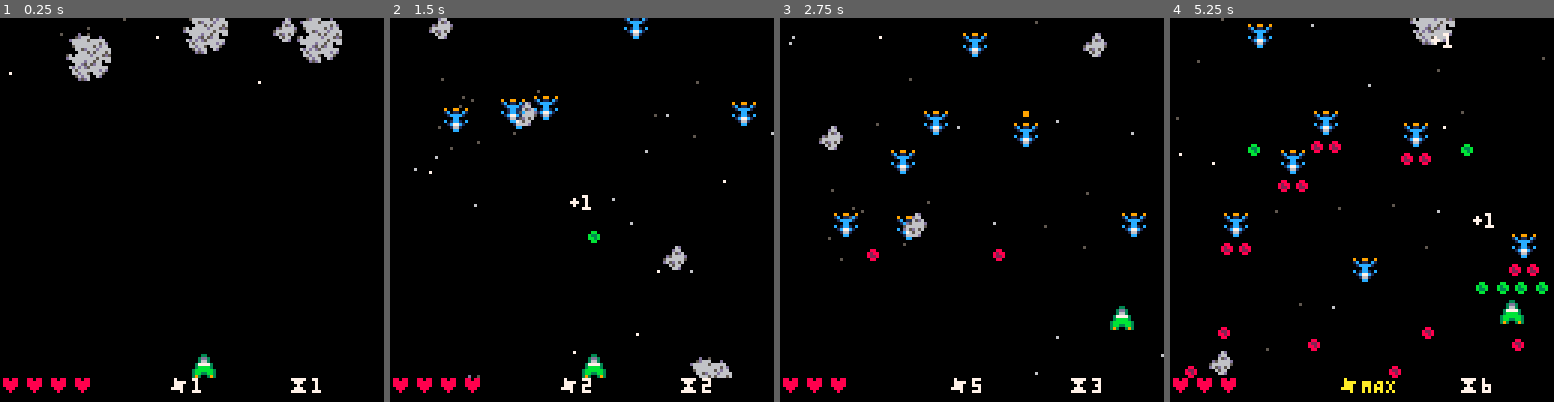
Above: before the commit, frames 1-4 (left to right).
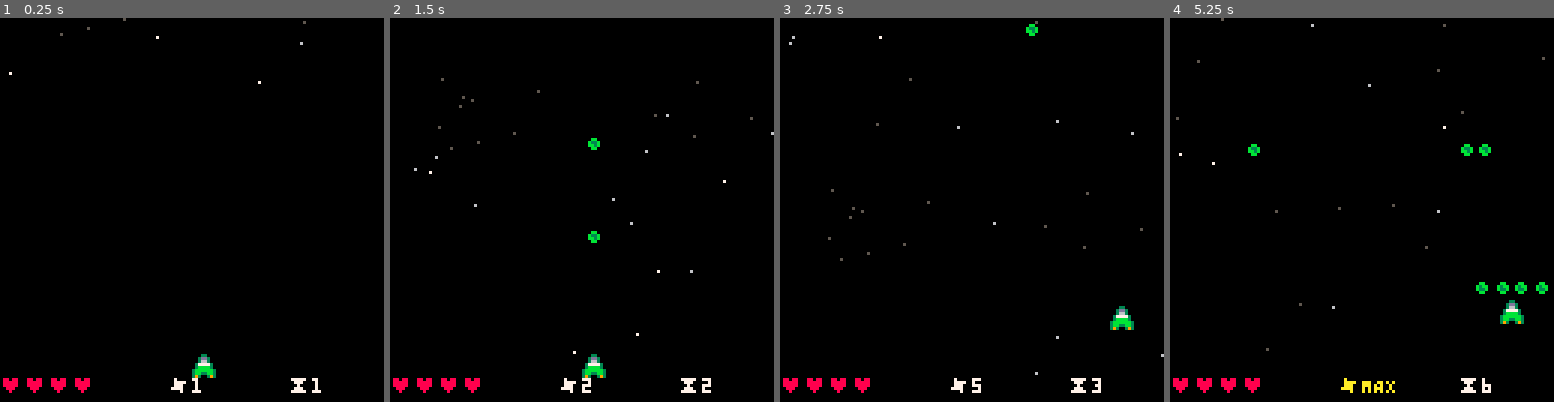
Above: after the commit, the same moments.

Repository: jwnukoski/PICO-8-Workspace
Game: PICO-8 cartridge test.p8
Two runs of this game, one before a commit and one after it. Both use one fixed random seed, a clock stepped at 60 frames per second and the inputs below.
Inputs:
- Up to frame 1 (0.25 s): no input
- Up to frame 2 (1.5 s): tap X (X key) at 0.33, 1.07 s; tap O (Z key) at 0.7 s
- Up to frame 3 (2.75 s): hold Right 1.6-2.1 s; tap O (Z key) at 1.7, 2.1, 2.5 s; tap X (X key) at 1.85 s; hold Up 2.15-2.42 s; hold Right from 2.47 s (still down)
- Up to frame 4 (5.25 s): tap O (Z key) every 0.4 s from 2.9 to 4.9 s; tap X (X key) at 2.97, 4.08, 5.2 s; release Right at 3.03 s; hold Left 3.08-3.58 s; hold Down 3.63-3.97 s; hold Right 4.02-4.68 s; hold Up 4.73-5.03 s; hold Left from 5.08 s (still down)

The runs differ from the first frame. In frame 1, 3.0% of the frame differs, in the area x 17-90%, y 0-17%; in frame 2, 2.3%; in frame 3, 2.5%; in frame 4, 3.8%, in the area x 3-97%, y 0-98%.

Commit message:
follower

Diff:
--- a/test.p8
+++ b/test.p8
@@ -16,7 +16,8 @@
 #include ./test/explosion.lua
 #include ./test/enemies/meteor.lua
 #include ./test/enemies/enemy.lua
-#include ./test/enemies/small-ship.lua
+#include ./test/enemies/diver.lua
+#include ./test/enemies/follower.lua
 #include ./test/player.lua
 #include ./test/menus/health.lua
 #include ./test/menus/weapon.lua
--- a/test/enemies/small-ship.lua
+++ b/test/enemies/diver.lua
@@ -1,14 +1,16 @@
-SmallShip = {}
-SmallShip.__index = SmallShip
-SmallShip.SPRITE_INDEX = 17
+Diver = {}
+Diver.__index = Diver
+Diver.SPRITE_INDEX = 17
 
-function SmallShip.new(x, y, health, stopPointY)
-    local self = setmetatable({}, SmallShip)
+function Diver.new(x, y, health, stopPointY)
+    local self = setmetatable({}, Diver)
 
     self.parent = Enemy.new(x, y, self)
     self.health = health
     self.points = health
     self.w = 8
+
+    self.parent.dropsUpgrade = true
 
     self.parent.col.w = self.w
     self.parent.col.h = self.w
@@ -21,21 +23,21 @@
     return self
 end
 
-function SmallShip:draw()
-    spr(SmallShip.SPRITE_INDEX, self.parent.x, self.parent.y, 1, 1, false, false)
+function Diver:draw()
+    spr(Diver.SPRITE_INDEX, self.parent.x, self.parent.y, 1, 1, false, false)
 end
 
-function SmallShip:update()
+function Diver:update()
     -- goes down mid screen
     if self.parent.y < self.stopPointY then
         self.parent:setPos(self.parent.x, self.parent.y + 1)
         return
     end
 
-    -- shoots when in position
+    -- shoot
     if self.shotsTaken < self.shotsAllowed then
         if SCREEN.frameInFPS == 0 then
-            -- shoot pattern
+            sfx(2)
             add(bullets, Bullet.new(self.parent.x, self.parent.y + 2, -1, 2, false))
             add(bullets, Bullet.new(self.parent.x, self.parent.y + 2, 1, 2, false))
             self.shotsTaken = self.shotsTaken + 1
@@ -49,10 +51,10 @@
         return
     end
 
-    -- start dive
+    -- dive
     self.parent:setPos(self.parent.x, self.parent.y + 4)
 end
 
-function SmallShip:kill()
+function Diver:kill()
     -- Nothing needs to happen here, but it must exist
 end
--- a/test/enemies/enemy.lua
+++ b/test/enemies/enemy.lua
@@ -1,13 +1,14 @@
 Enemy = {}
 Enemy.__index = Enemy
 
-function Enemy.new(x, y, child)
+function Enemy.new(x, y, child, dropsUpgrade)
     local self = setmetatable({}, Enemy)
 
     self.x = x
     self.y = y
     self.child = child
     self.alive = true
+    self.dropsUpgrade = dropsUpgrade or false
 
     self.col = Collidable.new(self.x, self.y, 8, 8)
 
@@ -96,6 +97,10 @@
         score = score + self.child.points
     end
 
+    if self.dropsUpgrade and killedByPlayer then
+        add(upgrades, Upgrade.new(self.x, self.y))
+    end
+
     self.child:kill()
     self.col:kill()
     self.alive = false
--- /dev/null
+++ b/test/enemies/follower.lua
@@ -0,0 +1,53 @@
+Follower = {}
+Follower.__index = Follower
+Follower.SPRITE_INDEX = 33
+
+function Follower.new(x, y, health, stopPointY)
+    local self = setmetatable({}, Follower)
+
+    self.parent = Enemy.new(x, y, self)
+    self.health = health
+    self.points = health
+    self.w = 16
+
+    self.parent.col.w = self.w
+    self.parent.col.h = self.w
+
+    self.stopPointY = stopPointY
+
+    self.shotsTaken = 0
+    self.shotsAllowed = 20
+
+    return self
+end
+
+function Follower:draw()
+    spr(Follower.SPRITE_INDEX, self.parent.x, self.parent.y, 2, 2, false, false)
+end
+
+function Follower:update()
+    -- goes down mid screen
+    if self.parent.y < self.stopPointY then
+        self.parent:setPos(self.parent.x, self.parent.y + 2)
+        return
+    end
+
+    -- shoot
+    if SCREEN.frameInFPS == 0 or SCREEN.frameInFPS == 5 or SCREEN.frameInFPS == 10 or SCREEN.frameInFPS == 15 then
+            sfx(2)
+            add(bullets, Bullet.new(self.parent.x + 13, self.parent.y + 8, 1, 1, false))
+            add(bullets, Bullet.new(self.parent.x - 4, self.parent.y + 8, -1, 1, false))
+            add(bullets, Bullet.new(self.parent.x + 4, self.parent.y + 10, 0, 1, false))
+    end
+
+    -- move
+    if self.parent.x < player.x - 4 then
+        self.parent:setPos(self.parent.x + 1, self.parent.y)
+    elseif self.parent.x > player.x - 4 then
+        self.parent:setPos(self.parent.x - 1, self.parent.y)
+    end
+end
+
+function Follower:kill()
+    -- Nothing needs to happen here, but it must exist
+end
--- a/test/main.lua
+++ b/test/main.lua
@@ -71,9 +71,7 @@
     end
 
     -- Generate new enemies for test
-    if #enemies < 10  then
-        Meteor.new(rnd(SCREEN.WIDTH), -16, 1)
-        SmallShip.new(rnd(SCREEN.WIDTH), -16, 5, SCREEN.HEIGHT / rnd(4))
+    if #enemies < 1  then
     end
 
     -- Update the enemies
--- a/test/upgrade.lua
+++ b/test/upgrade.lua
@@ -46,6 +46,7 @@
     self.col:setPos(self.x, self.y)
     self.col:collidesWith(player.col, function()
         player:upgrade()
+        MenuText.new(self.x, self.y, "upgrade", COLOR.WHT, SCREEN.FPS)
         self:kill()
     end)
 
